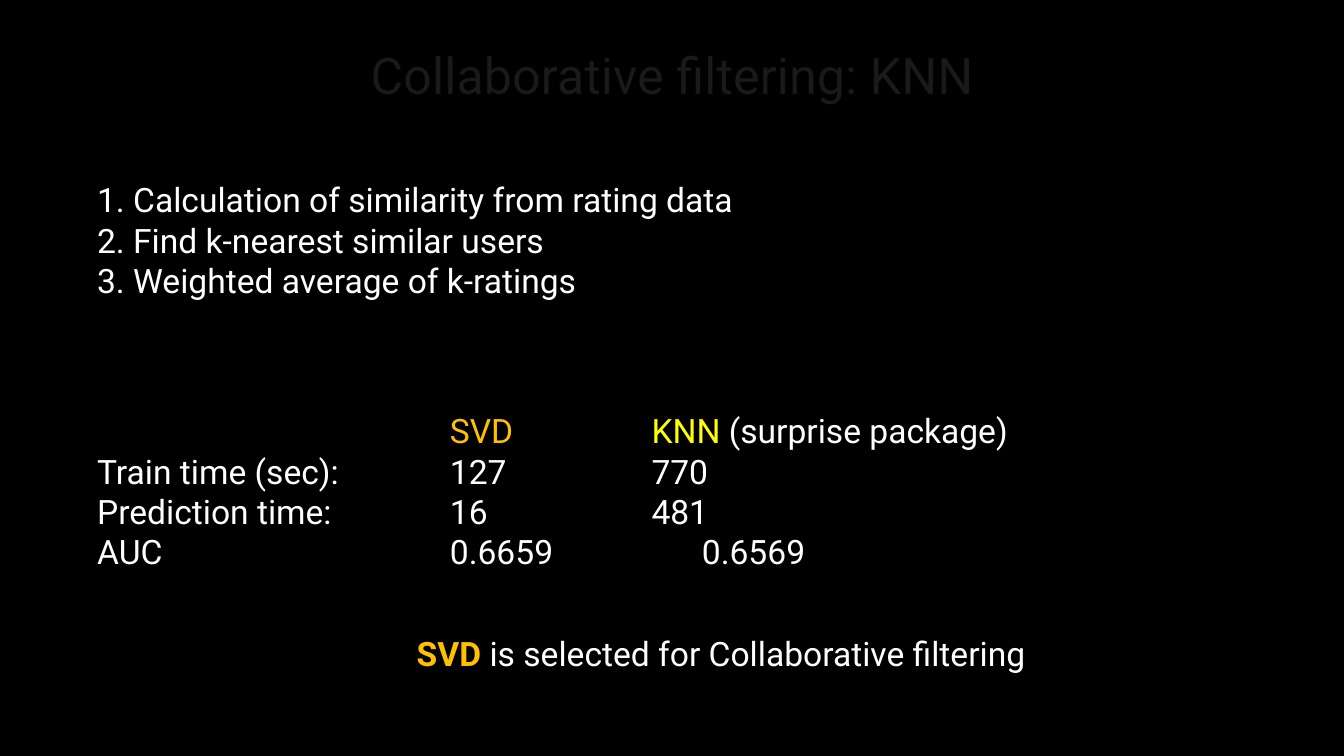
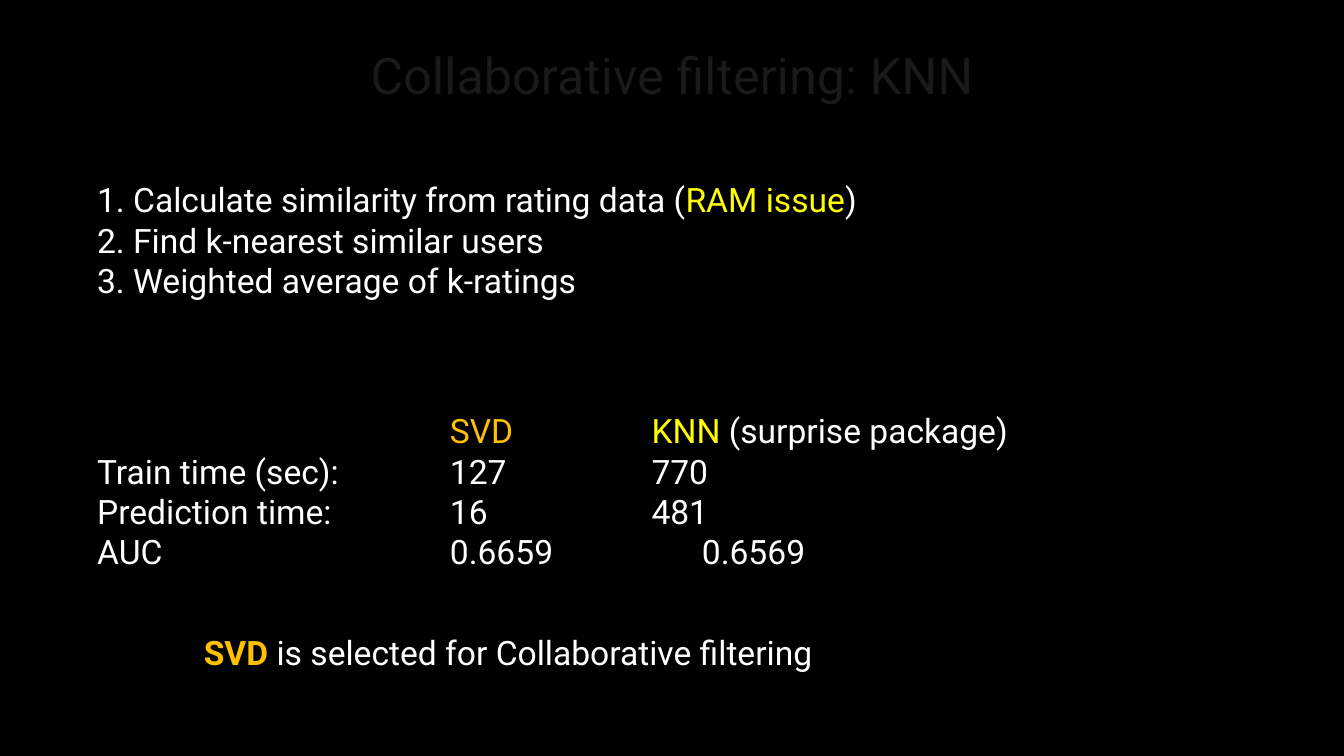
Before and after one commit to htakahashi0708/USL_Final_MusicRecommendationChallenge, a slide deck: slide 12 of USL_MusicRecommender.pptx (slide 10 before the commit). Drawn at 1344x756 pixels with LibreOffice and Linux fonts; fonts in the diff are those of the drawing; background and template pictures are left out. Boxes give left, top, right and bottom in pixels: in the first picture for what was removed or moved away, otherwise in the second. Text is boxed around its words. In the diff, an @@ line names an element or a change of style, - is before the commit and + after.

```diff
--- a/USL_MusicRecommender.pptx
+++ b/USL_MusicRecommender.pptx
@@ text at (x1=97, y1=185, x2=857, y2=220): text changed @@
-1. Calculation of similarity from rating data
+1. Calculate similarity from rating data (RAM issue)
@@ text "SVD is selected for Collaborative ..." moved from (x1=417, y1=640, x2=1026, y2=673) to (x1=204, y1=639, x2=813, y2=672) @@
```
Also in this commit, not shown: 7 other slides changed, 3 slides added, 1 slide removed.
